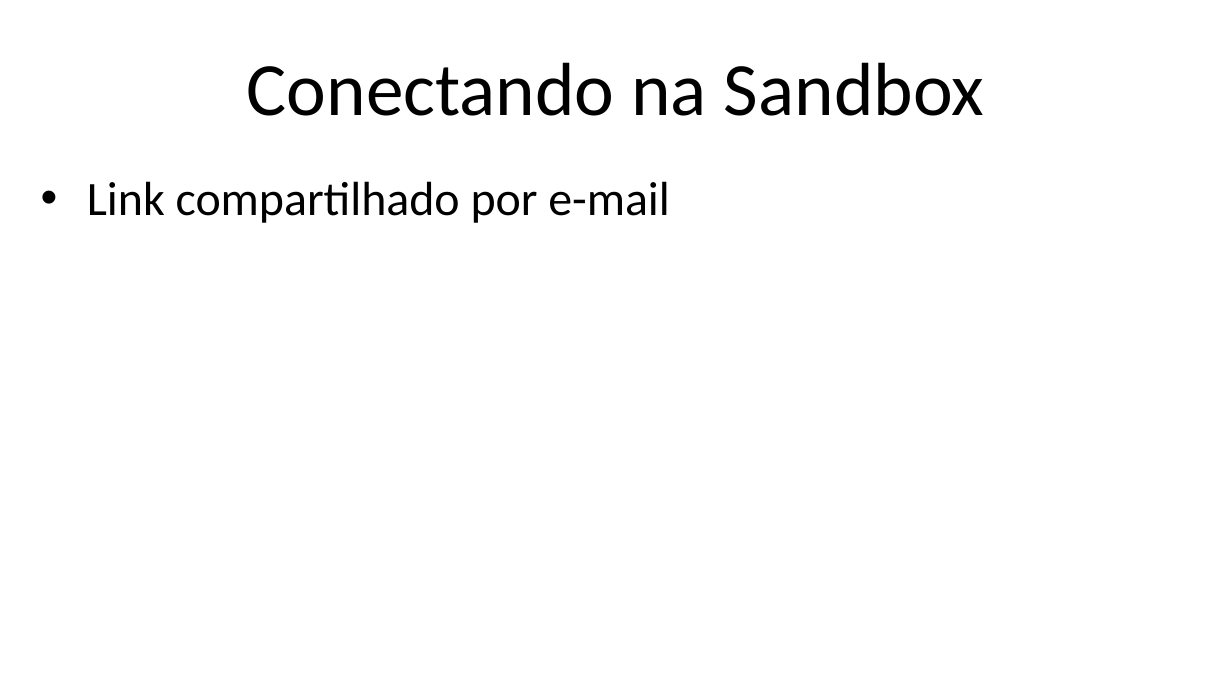
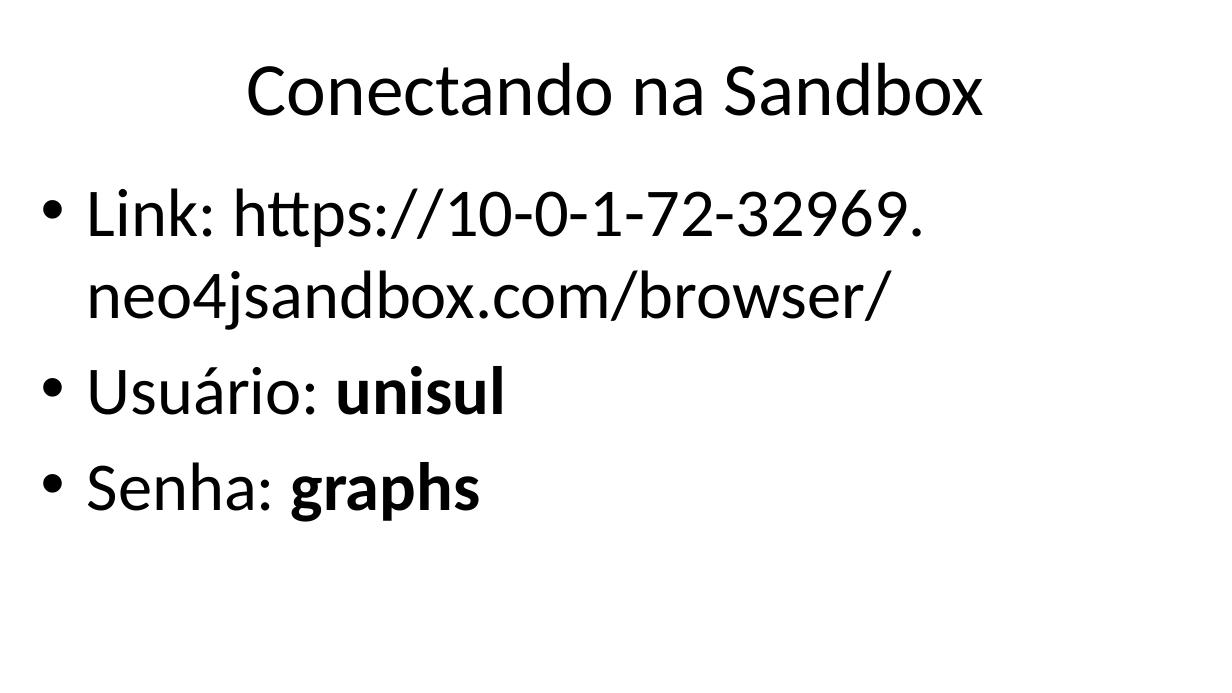
Before and after one commit to luizfloripa/neo4j, a slide deck: slide 38 of UNISUL-201807/slides/Oficina Neo4j - Parte I.pptx. Drawn at 1232x693 pixels with LibreOffice and Linux fonts; fonts in the diff are those of the drawing; background and template pictures are left out. Boxes give left, top, right and bottom in pixels: in the first picture for what was removed or moved away, otherwise in the second. Text is boxed around its words. In the diff, an @@ line names an element or a change of style, - is before the commit and + after.

```diff
--- a/UNISUL-201807/slides/Oficina Neo4j - Parte I.pptx
+++ b/UNISUL-201807/slides/Oficina Neo4j - Parte I.pptx
@@ text at <box>87,188,926,522</box>: text changed; size 28 to 40 pt @@
-• Link compartilhado por e-mail
+• Link: https://10-0-1-72-32969. neo4jsandbox.com/browser/
+• Usuário: unisul
+• Senha: graphs
```
Also in this commit, not shown: 2 other slides changed.
